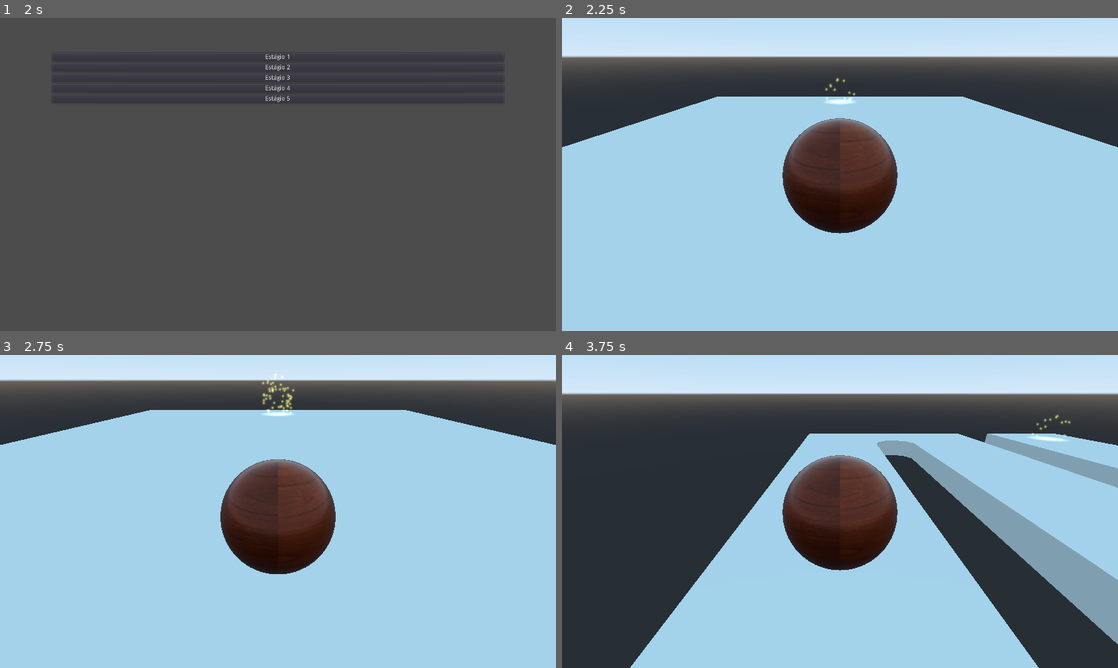
Above: before the commit, frames 1-4 (two rows, left to right).
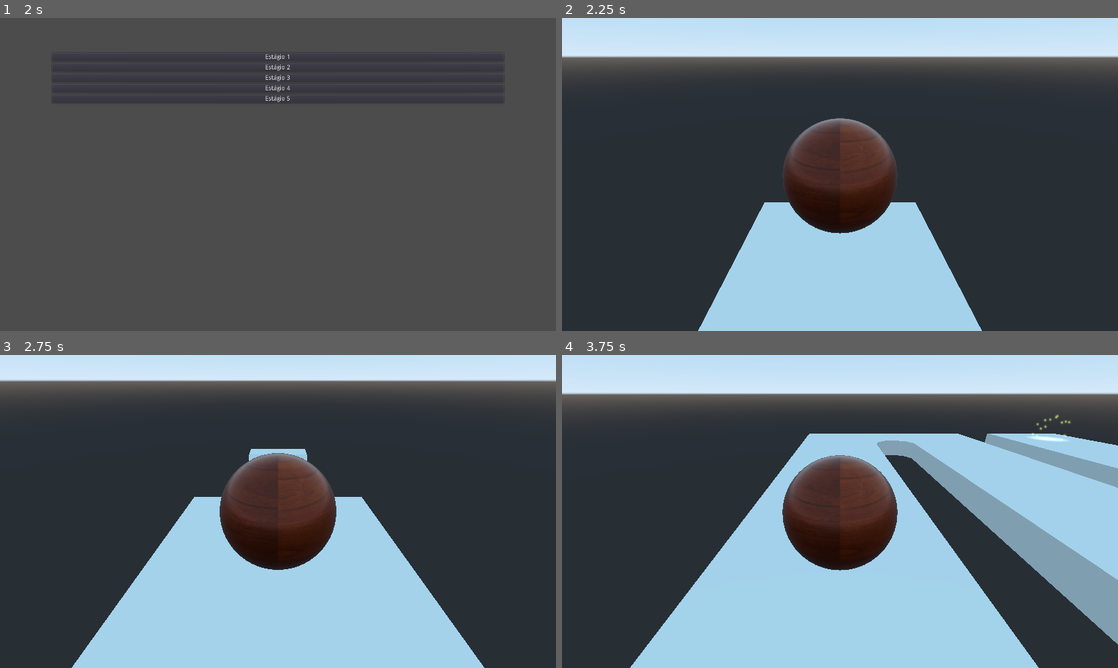
Above: after the commit, the same moments.

Repository: Brawmario/super-poli-ball
Game: Godot game, scene res://Main.tscn
Two runs of this game, one before a commit and one after it. Both use one fixed random seed, a clock stepped at 60 frames per second and the inputs below.
Inputs:
- Up to frame 1 (2 s): click "Estágio 1" at 0.5 s; tap Enter at 1.25 s; hold Right (ui_right) from 1.28 s (still down); tap R at 1.35 s
- Up to frame 2 (2.25 s): release Right (ui_right) at 2 s; click "Estágio 2" at 2 s
- Up to frame 3 (2.75 s): no input
- Up to frame 4 (3.75 s): hold Down (ui_down) 2.78-3.5 s; tap R at 2.85 s; click "Estágio 3" at 3.5 s

Frame 1 is identical in both runs. In frame 2, 50% of the frame differs, in the area x 0-100%, y 19-100%; in frame 3, 50%, in the area x 0-100%, y 6-100%; in frame 4, nothing differs.

Commit message:
Add level 2

Diff:
--- a/Menu/StageSelector.gd
+++ b/Menu/StageSelector.gd
@@ -11,7 +11,7 @@
 
 
 func _on_ButStage2_pressed():
-	var level_scene = preload("res://Stages/Stage1/Stage1.tscn")
+	var level_scene = preload("res://Stages/Stage2/Stage2.tscn")
 	emit_signal("level_selected", level_scene)
 
 
--- a/Stages/Stage1/Stage1.tscn
+++ b/Stages/Stage1/Stage1.tscn
@@ -3,7 +3,7 @@
 [ext_resource path="res://Stages/StageTemplate.tscn" type="PackedScene" id=1]
 
 [node name="Stage1" instance=ExtResource( 1 )]
-next_level_file = "res://Stages/Stage3/Stage3.tscn"
+next_level_file = "res://Stages/Stage2/Stage2.tscn"
 
 [node name="Start" parent="." index="0"]
 transform = Transform( 1, 0, 0, 0, 1, 0, 0, 0, 1, 0, 5, 15 )
--- a/Stages/Stage2/Stage2.tscn
+++ b/Stages/Stage2/Stage2.tscn
@@ -1,12 +1,80 @@
-[gd_scene load_steps=3 format=2]
+[gd_scene load_steps=2 format=2]
 
-[ext_resource path="res://Stages/StageTemplate.gd" type="Script" id=1]
-[ext_resource path="res://Goal/Goal.tscn" type="PackedScene" id=2]
+[ext_resource path="res://Stages/StageTemplate.tscn" type="PackedScene" id=1]
 
-[node name="StageTemplate" type="Spatial"]
-script = ExtResource( 1 )
+[node name="StageTemplate" index="0" instance=ExtResource( 1 )]
+next_level_file = "res://Stages/Stage3/Stage3.tscn"
 
-[node name="Start" type="Position3D" parent="."]
+[node name="Start" parent="." index="0"]
+transform = Transform( 1, 0, 0, 0, 1, 0, 0, 0, 1, 0, 5, 10 )
 
-[node name="Goal" parent="." instance=ExtResource( 2 )]
-[connection signal="animation_finished" from="Goal" to="." method="_on_Goal_animation_finished"]
+[node name="Goal" parent="." index="1"]
+transform = Transform( 1, 0, 0, 0, 1, 0, 0, 0, 1, 0, -10.5, -30 )
+
+[node name="Base" type="CSGCombiner" parent="." index="2"]
+transform = Transform( 1, 0, 0, 0, 1, 0, 0, 0, 1, 0, -3, 10 )
+use_collision = true
+
+[node name="CSGBox" type="CSGBox" parent="Base" index="0"]
+transform = Transform( 1, 0, 0, 0, 1, 0, 0, 0, 1, 0, 5, 0 )
+width = 5.0
+height = 1.0
+depth = 5.0
+
+[node name="Ramp" type="CSGCombiner" parent="." index="3"]
+transform = Transform( 1, 0, 0, 0, 1, 0, 0, 0, 1, 0, 5, 10 )
+use_collision = true
+
+[node name="CSGBox" type="CSGBox" parent="Ramp" index="0"]
+transform = Transform( 1, 0, 0, 0, 1, 0, 0, 0, 1, 0, -5, -10 )
+width = 5.0
+height = 5.0
+depth = 15.0
+
+[node name="CSGCylinder" type="CSGCylinder" parent="Ramp" index="1"]
+transform = Transform( -4.37114e-008, -1, 0, 1, -4.37114e-008, 0, 0, 0, 1, 0, 0.5, -10 )
+operation = 2
+radius = 8.0
+height = 10.0
+sides = 32
+
+[node name="CSGBox2" type="CSGBox" parent="Ramp" index="2"]
+transform = Transform( 1, 0, 0, 0, 1, 0, 0, 0, 1, 0, -3.5, -18 )
+operation = 2
+width = 6.0
+height = 3.0
+depth = 5.0
+
+[node name="Ramp2" type="CSGCombiner" parent="." index="4"]
+transform = Transform( 1, 0, 0, 0, 1, 0, 0, 0, 1, 0, 0, -9 )
+use_collision = true
+
+[node name="CSGBox" type="CSGBox" parent="Ramp2" index="0"]
+transform = Transform( 1, 0, 0, 0, 1, 0, 0, 0, 1, 0, -5, -10 )
+width = 5.0
+height = 5.0
+depth = 15.0
+
+[node name="CSGCylinder" type="CSGCylinder" parent="Ramp2" index="1"]
+transform = Transform( -4.37114e-008, -1, 0, 1, -4.37114e-008, 0, 0, 0, 1, 0, 0.5, -10 )
+operation = 2
+radius = 8.0
+height = 10.0
+sides = 32
+
+[node name="CSGBox2" type="CSGBox" parent="Ramp2" index="2"]
+transform = Transform( 1, 0, 0, 0, 1, 0, 0, 0, 1, 0, -3.5, -18 )
+operation = 2
+width = 6.0
+height = 3.0
+depth = 5.0
+
+[node name="End" type="CSGCombiner" parent="." index="5"]
+transform = Transform( 1, 0, 0, 0, 1, 0, 0, 0, 1, 0, 0, -8 )
+use_collision = true
+
+[node name="CSGBox" type="CSGBox" parent="End" index="0"]
+transform = Transform( 1, 0, 0, 0, 1, 0, 0, 0, 1, 0, -12, -22 )
+width = 5.0
+height = 1.0
+depth = 5.0
--- a/Stages/Stage3/Stage3.tscn
+++ b/Stages/Stage3/Stage3.tscn
@@ -6,7 +6,7 @@
 next_level_file = "res://Stages/Stage5/Stage5.tscn"
 
 [node name="Start" parent="." index="0"]
-transform = Transform( -1, 0, -8.74228e-08, 0, 1, 0, 8.74228e-08, 0, -1, 15, 5, -15 )
+transform = Transform( -1, 0, -8.74228e-008, 0, 1, 0, 8.74228e-008, 0, -1, 15, 5, -15 )
 
 [node name="Goal" parent="." index="1"]
 transform = Transform( 1, 0, 0, 0, 1, 0, 0, 0, 1, -15, 2, 15 )
